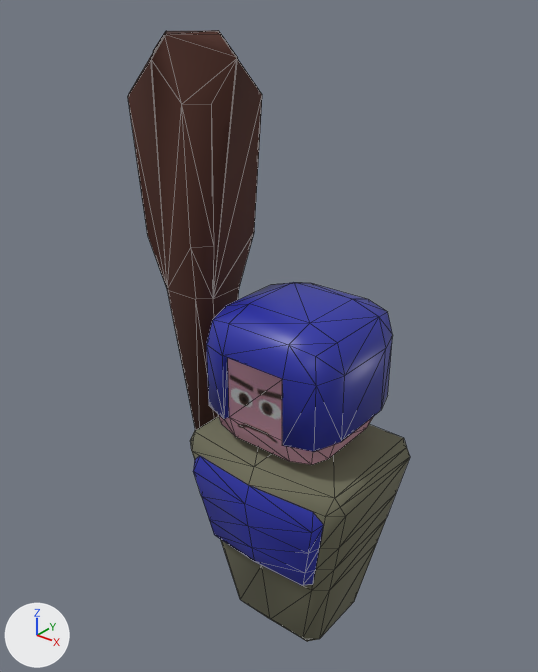
An edit to the glTF model public/media/monster/brute.glb, drawn before and after from the same camera.
Camera for both pictures: a 50 mm lens placed at (1.28, -1.76, 2.22), pointed at (-0.15, 0.02, 1.12). Lighting does not change. The marker at lower left points along +X, +Y and +Z. The first picture is the older version. Mesh edges are drawn as thin lines.

The first picture shows 'Brute'.
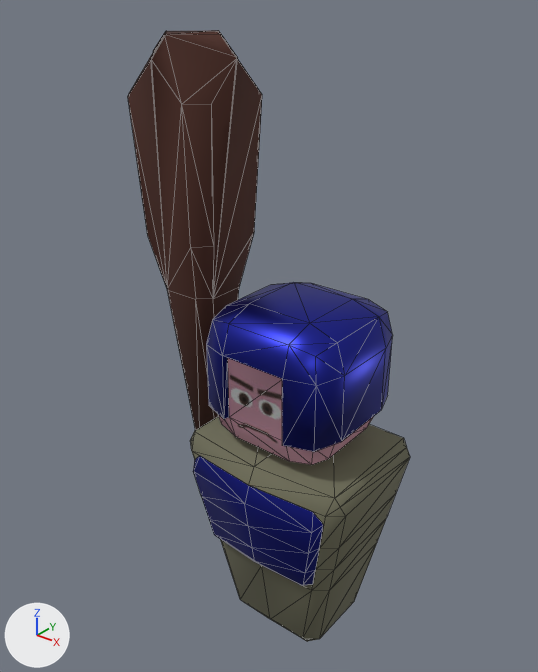
Commit message: feat(monster): make the brute's armor metal

What differs and where, as boxes (x1, y1, x2, y2) in the pictures (538 x 672 px):
```json
{"object": "Brute", "change": "surface changed", "before": [193, 282, 392, 587], "after": [193, 282, 392, 587]}
```

The change, as JSON lines over the scene's bpy script:
```json
{"op": "set", "path": "mat_metal.metallic", "old": "0.0", "new": "1.0"}
```
